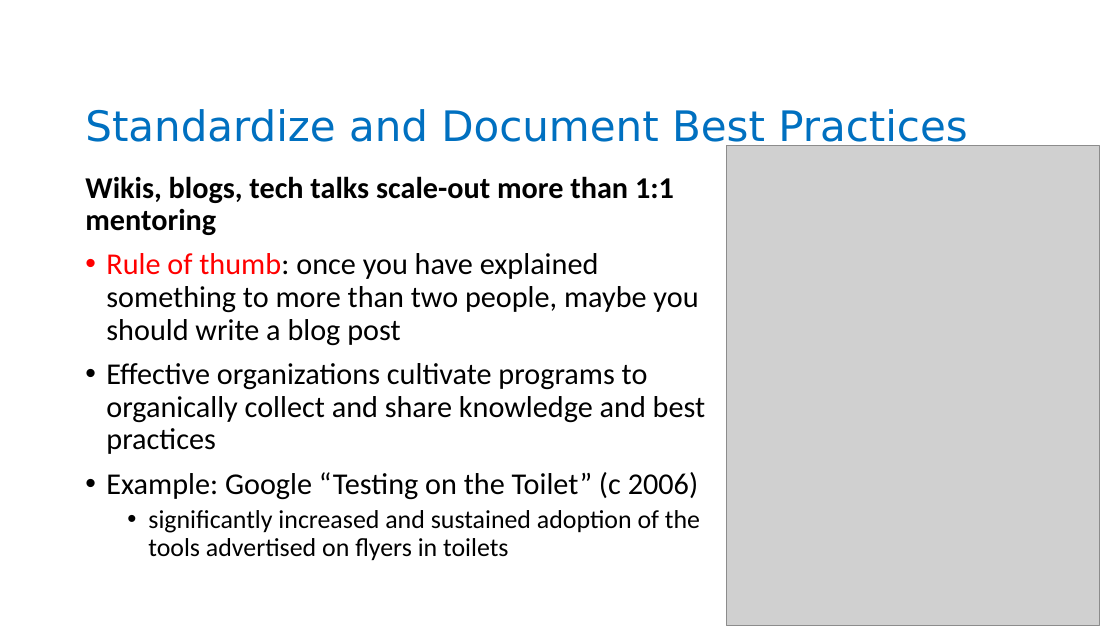
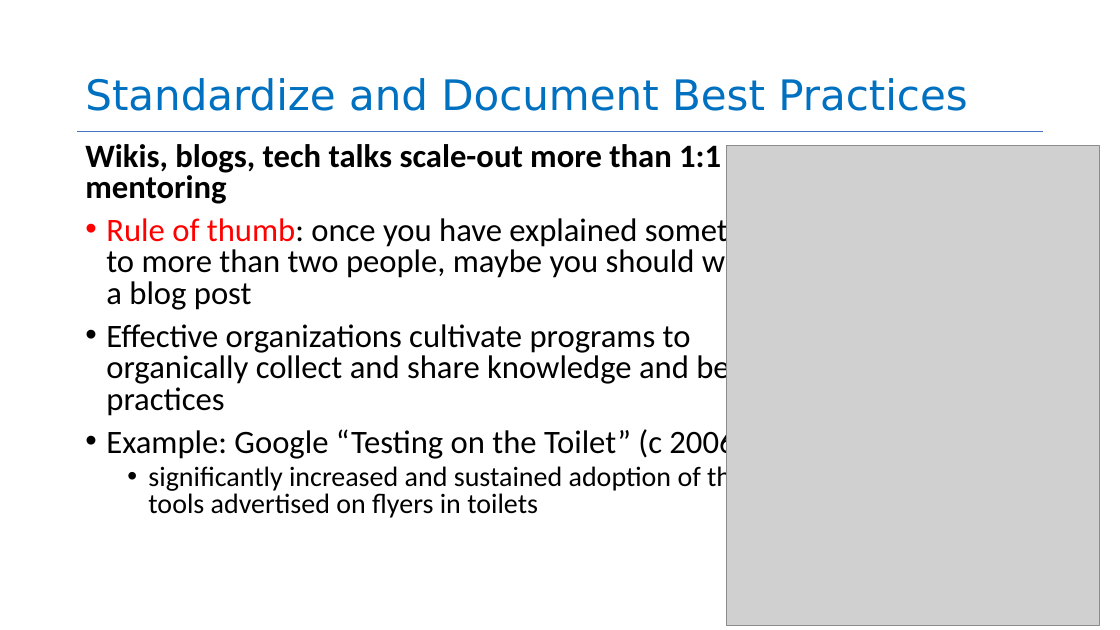
Before and after one commit to neu-se/CS4530-Fall-2026, a slide deck: slide 18 of Slides/Module 07.1 Teams.pptx. Drawn at 1120x630 pixels with LibreOffice and Linux fonts; fonts in the diff are those of the drawing; grey boxes stand for pictures. Boxes give left, top, right and bottom in pixels: in the first picture for what was removed or moved away, otherwise in the second. Text is boxed around its words. In the diff, an @@ line names an element or a change of style, - is before the commit and + after.

```diff
--- a/Slides/Module 07.1 Teams.pptx
+++ b/Slides/Module 07.1 Teams.pptx
@@ title "Standardize and Document Best Practices" rewrapped from (x1=85, y1=109, x2=967, y2=151) to (x1=85, y1=78, x2=967, y2=111) @@
@@ text "Wikis, blogs, tech talks scale-out ..." moved from (x1=85, y1=176, x2=705, y2=561) to (x1=85, y1=144, x2=785, y2=518) @@
@@ text "Wikis, blogs, tech talks scale-out ..." at (x1=85, y1=144, x2=785, y2=518): size 25.9 to 28 pt in "Wikis, blogs, tech talks scale-out more than ...", "Rule of thumb: once you have explained ...", "Effective organizations cultivate programs to organically co ...", "Example: Google “Testing on the Toilet” (c ..."; size 22.2 to 24 pt in "significantly increased and sustained adoption of the ..."; line spacing 0.9 to 0.8 @@
@@ line added from (77, 131) to (1044, 131), #4472C4 0.5 pt @@
```
Also in this commit, not shown: 4 other slides changed, 5 other files.
